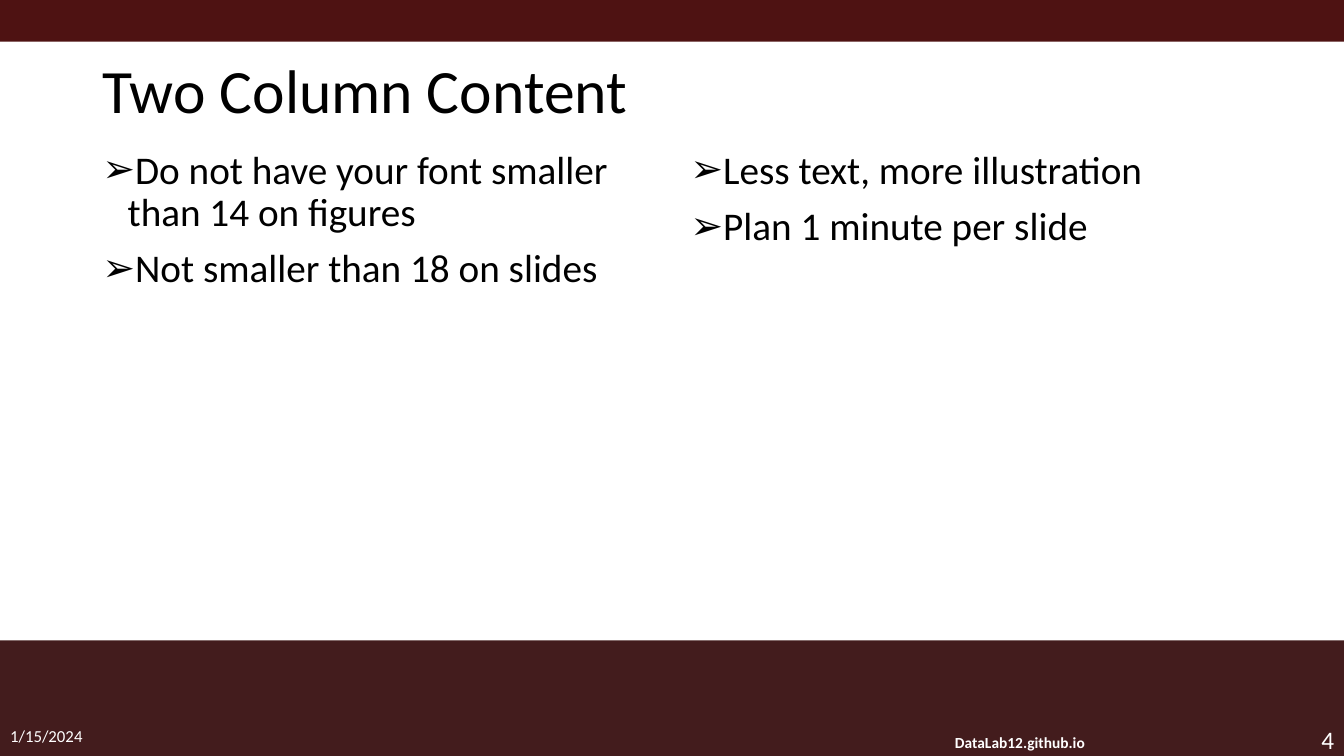
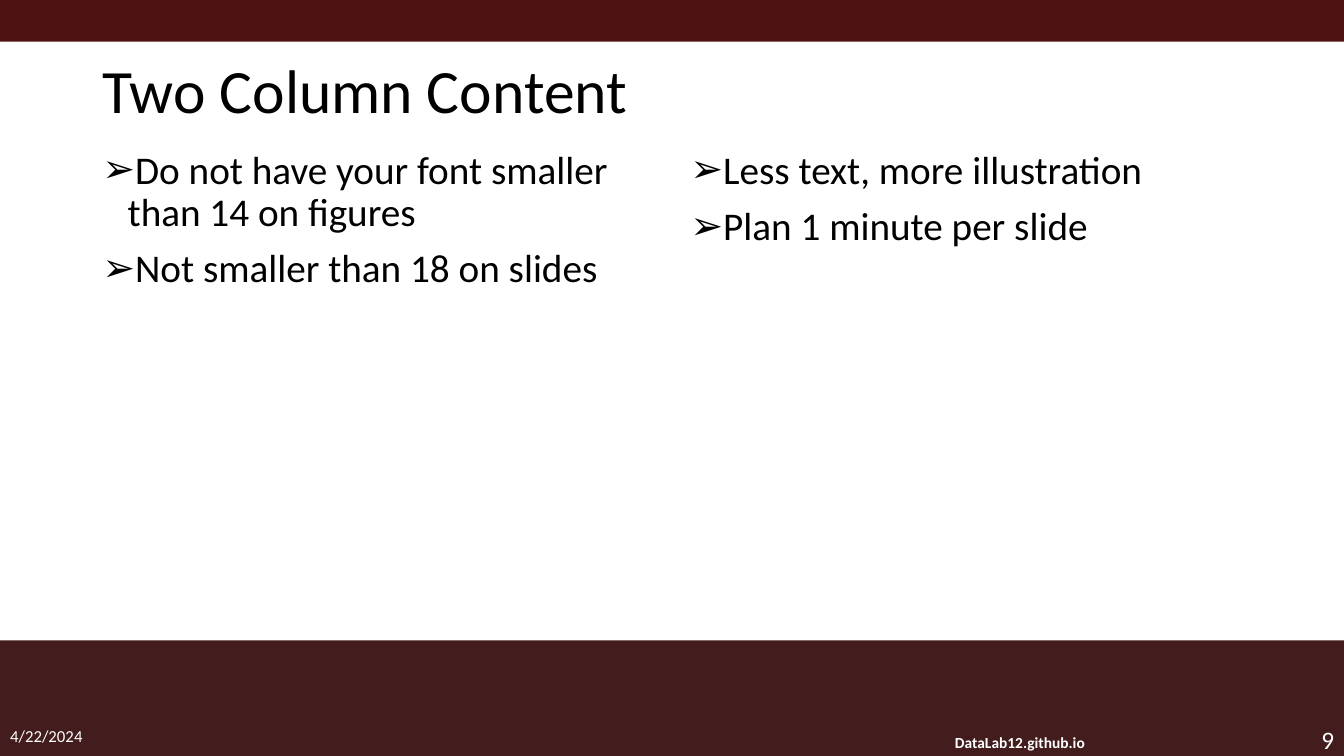
Before and after one commit to zoe-becker/ML-Traffic-Analysis, a slide deck: slide 9 of DataLabMacro.pptm (slide 4 before the commit). Drawn at 1344x756 pixels with LibreOffice and Linux fonts; fonts in the diff are those of the drawing; background and template pictures are left out. Boxes give left, top, right and bottom in pixels: in the first picture for what was removed or moved away, otherwise in the second. Text is boxed around its words. In the diff, an @@ line names an element or a change of style, - is before the commit and + after.

```diff
--- a/DataLabMacro.pptm
+++ b/DataLabMacro.pptm
@@ text at box(10, 730, 82, 743): text changed @@
-1/15/2024
+4/22/2024
@@ page number at box(1321, 732, 1334, 749): text changed @@
-4
+9
```
Also in this commit, not shown: 2 other slides changed, 5 slides added.
